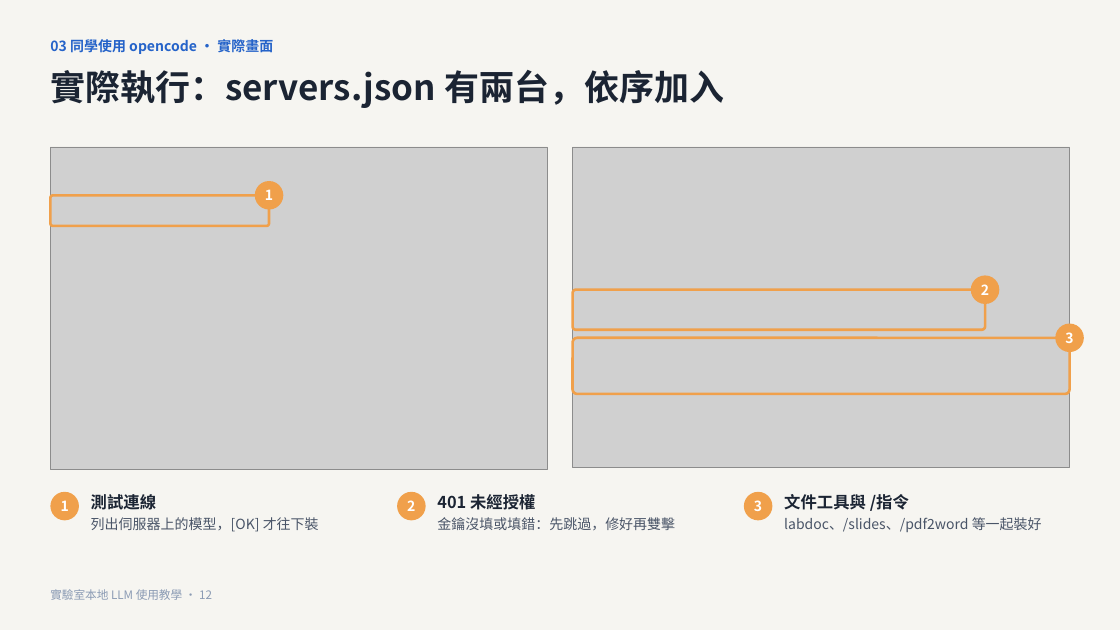
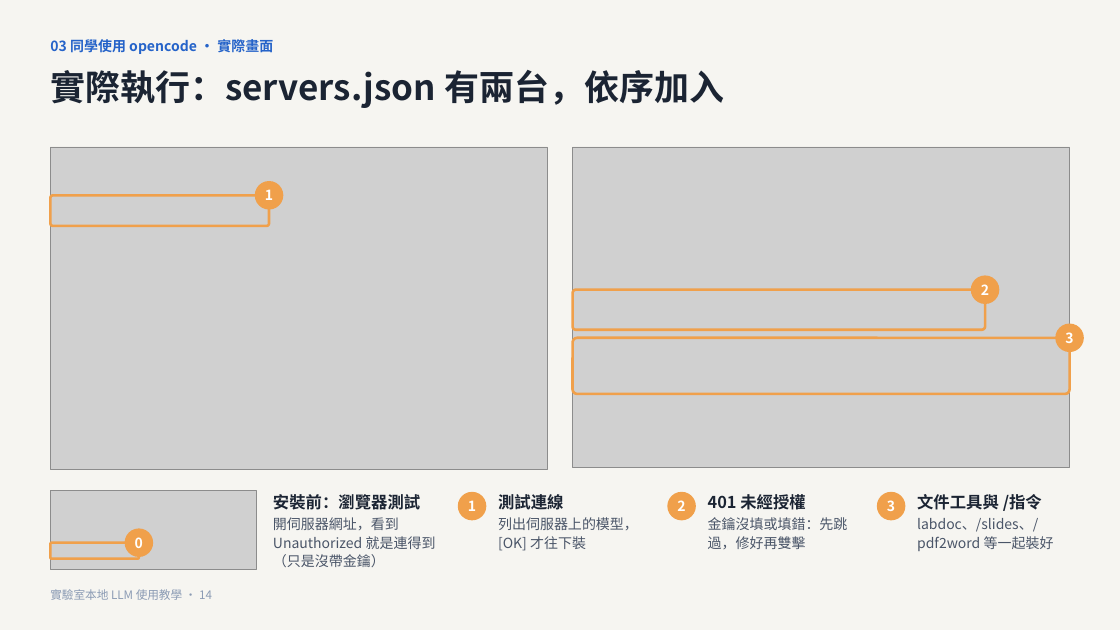
Before and after one commit to CYH4157/local-llm, a slide deck: slide 14 of docs/實驗室本地LLM使用教學.pptx (slide 12 before the commit). Drawn at 1120x630 pixels with LibreOffice and Linux fonts; fonts in the diff are those of the drawing; grey boxes stand for pictures. Boxes give left, top, right and bottom in pixels: in the first picture for what was removed or moved away, otherwise in the second. Text is boxed around its words. In the diff, an @@ line names an element or a change of style, - is before the commit and + after.

```diff
--- a/docs/實驗室本地LLM使用教學.pptx
+++ b/docs/實驗室本地LLM使用教學.pptx
@@ picture added at [50, 491, 256, 571] @@
@@ text added at [273, 494, 436, 567], 12 pt, text #4A5568 @@
+安裝前：瀏覽器測試
+開伺服器網址，看到 Unauthorized 就是連得到（只是沒帶金鑰）
@@ ellipse "1": place and size @@
-ellipse "1" at [50, 492, 79, 521]
+ellipse "1" at [458, 492, 486, 521]
@@ text "測試連線" rewrapped from [91, 494, 319, 532] to [498, 491, 638, 551] @@
@@ ellipse "2": place and size @@
-ellipse "2" at [397, 492, 426, 521]
+ellipse "2" at [667, 492, 696, 521]
@@ text "401 未經授權" rewrapped from [437, 494, 675, 530] to [708, 494, 848, 549] @@
@@ ellipse "3": place and size @@
-ellipse "3" at [744, 492, 773, 521]
+ellipse "3" at [877, 492, 906, 521]
@@ text "文件工具與 /指令" rewrapped from [784, 494, 1042, 532] to [917, 494, 1054, 551] @@
@@ ellipse added at [124, 528, 153, 557], fill #F0A04B, 12 pt, text #FFFFFF, bold @@
+0
@@ rounded rectangle added at [50, 543, 139, 559], outline #F0A04B 2.25 pt @@
@@ text at [50, 589, 212, 600]: text changed @@
-實驗室本地 LLM 使用教學 · 12
+實驗室本地 LLM 使用教學 · 14
```
Also in this commit, not shown: 25 other slides changed, 2 slides added, 3 other files.
